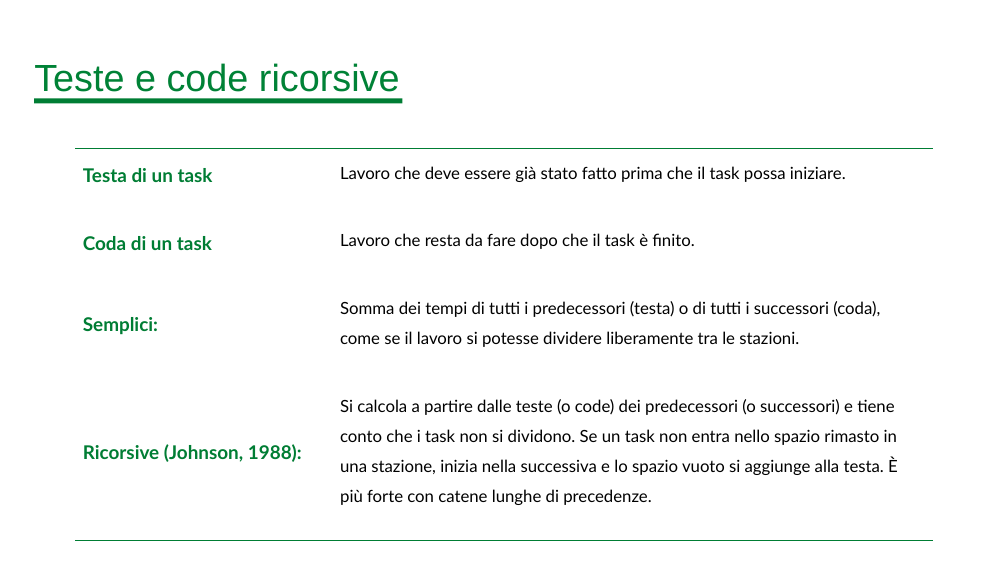
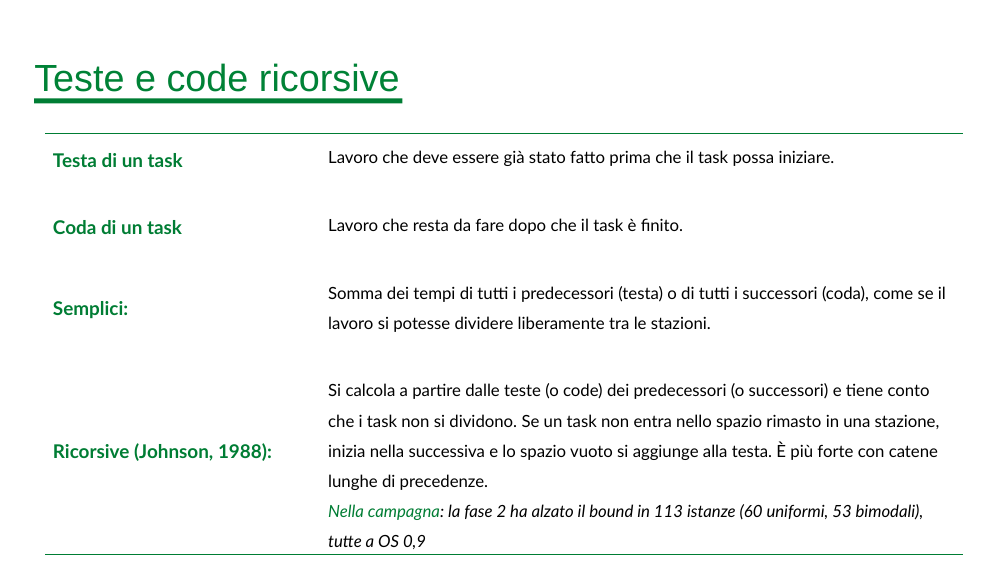
Before and after one commit to BitSquish/Assembly-Line-Balancing, a slide deck: slide 11 of slides/Assembly Line Balancing Problem.pptx (slide 12 before the commit). Drawn at 1008x567 pixels with LibreOffice and Linux fonts; fonts in the diff are those of the drawing; background and template pictures are left out. Boxes give left, top, right and bottom in pixels: in the first picture for what was removed or moved away, otherwise in the second. Text is boxed around its words. In the diff, an @@ line names an element or a change of style, - is before the commit and + after.

```diff
--- a/slides/Assembly Line Balancing Problem.pptx
+++ b/slides/Assembly Line Balancing Problem.pptx
@@ table at <box>45,133,963,553</box> @@
-row 4, column 2: Si calcola a partire dalle teste (o code) dei predecessori (o successori) e tiene conto che i task non si dividono. Se un task non entra nello spazio rimasto in una stazione, inizia nella successiva e lo spazio vuoto si aggiunge alla testa. È più forte con catene lunghe di precedenze.
+row 4, column 2: Si calcola a partire dalle teste (o code) dei predecessori (o successori) e tiene conto che i task non si dividono. Se un task non entra nello spazio rimasto in una stazione, inizia nella successiva e lo spazio vuoto si aggiunge alla testa. È più forte con catene lunghe di precedenze. / Nella campagna: la fase 2 ha alzato il bound in 113 istanze (60 uniformi, 53 bimodali), tutte a OS 0,9
@@ table: place and size @@
-table at <box>76,149,933,529</box>
+table at <box>45,133,963,553</box>
```
Also in this commit, not shown: 8 other slides changed, 5 slides removed, 1 other file.
